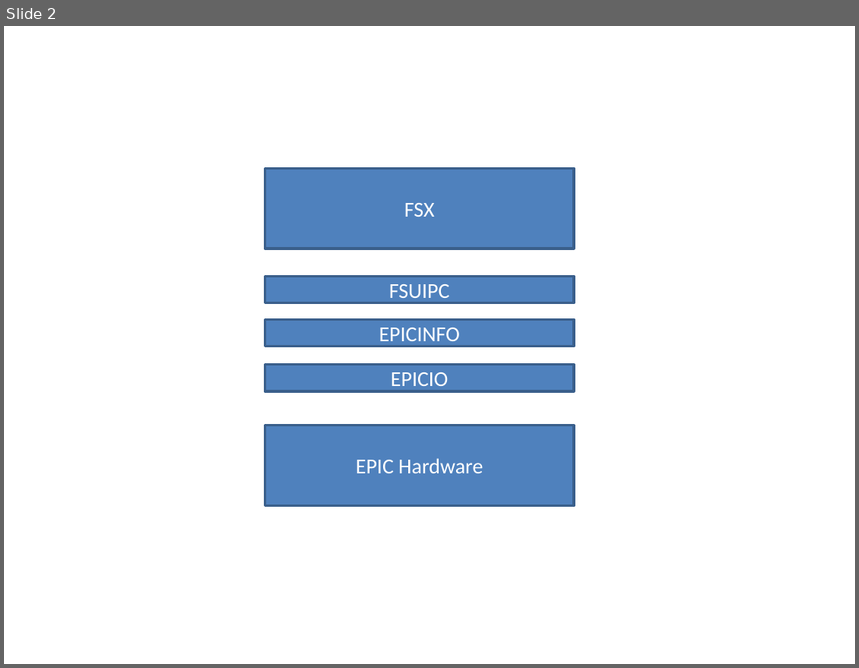
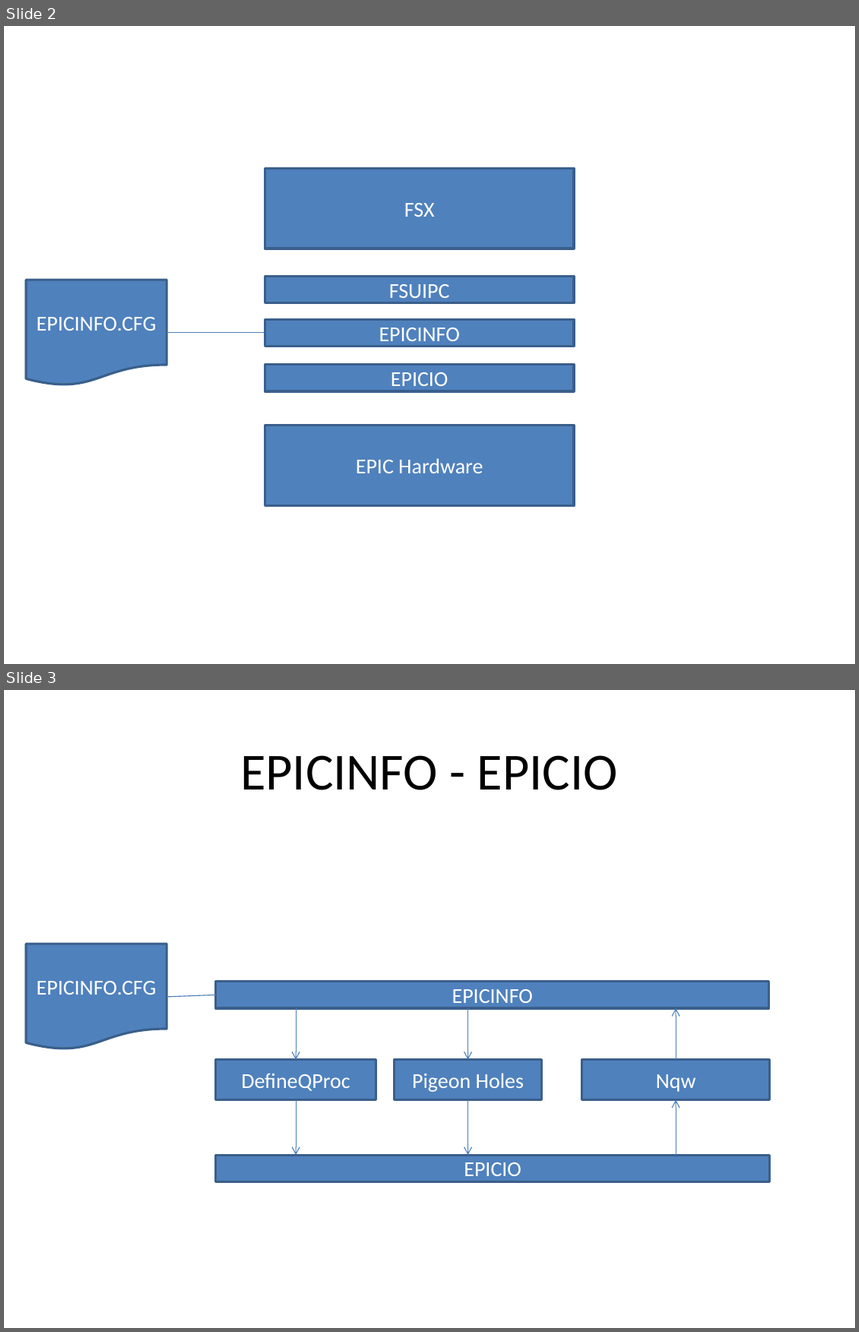
Before and after one commit to kockie69/747-400, a slide deck: 747-400 EPIC.pptx. Shown one above the other, each under a label of ours: slide 2 before the commit, slides 2 and 3 after it. The pictures are 859x668 and 859x1332 pixels, drawn with LibreOffice and Linux fonts; fonts in the diff are those of the drawing. Boxes give left, top, right and bottom in pixels: in the first picture for what was removed or moved away, otherwise in the second. Text is boxed around its words. In the diff, an @@ line names an element or a change of style, - is before the commit and + after.

```diff
--- a/747-400 EPIC.pptx
+++ b/747-400 EPIC.pptx
@@ slide 3 added at [4,690,855,1328], background #FFFFFF @@
@@ title added at [240,755,618,790], 44 pt, text #000000 @@
+EPICINFO - EPICIO
@@ flow chart document added at [26,944,167,1050], fill #4F81BD, outline #3A5F8C 2 pt, 18 pt, text #FFFFFF @@
+EPICINFO.CFG
@@ rectangle added at [216,982,769,1008], fill #4F81BD, outline #3A5F8C 2 pt, 18 pt, text #FFFFFF @@
+EPICINFO
@@ line added from (167, 997) to (216, 995), #4B7EBC 0.75 pt @@
@@ arrow added from (296, 1008) to (296, 1060), #4B7EBC 0.75 pt @@
@@ arrow added from (468, 1008) to (468, 1060), #4B7EBC 0.75 pt @@
@@ arrow added from (676, 1060) to (676, 1008), #4B7EBC 0.75 pt @@
@@ rectangle added at [216,1060,376,1100], fill #4F81BD, outline #3A5F8C 2 pt, 18 pt, text #FFFFFF @@
+DefineQProc
@@ rectangle added at [395,1060,542,1100], fill #4F81BD, outline #3A5F8C 2 pt, 18 pt, text #FFFFFF @@
+Pigeon Holes
@@ rectangle added at [582,1060,769,1100], fill #4F81BD, outline #3A5F8C 2 pt, 18 pt, text #FFFFFF @@
+Nqw
@@ arrow added from (296, 1100) to (296, 1156), #4B7EBC 0.75 pt @@
@@ arrow added from (468, 1100) to (468, 1156), #4B7EBC 0.75 pt @@
@@ arrow added from (676, 1156) to (676, 1100), #4B7EBC 0.75 pt @@
@@ rectangle added at [216,1156,770,1182], fill #4F81BD, outline #3A5F8C 2 pt, 18 pt, text #FFFFFF @@
+EPICIO
@@ slide 2 changed as well @@
@@ flow chart document added at [26,280,167,386], fill #4F81BD, outline #3A5F8C 2 pt, 18 pt, text #FFFFFF @@
+EPICINFO.CFG
@@ line added from (167, 333) to (265, 333), #4B7EBC 0.75 pt @@
```
Also in this commit, not shown: 1 other slide changed, 3 other slides added, 2 other files.
